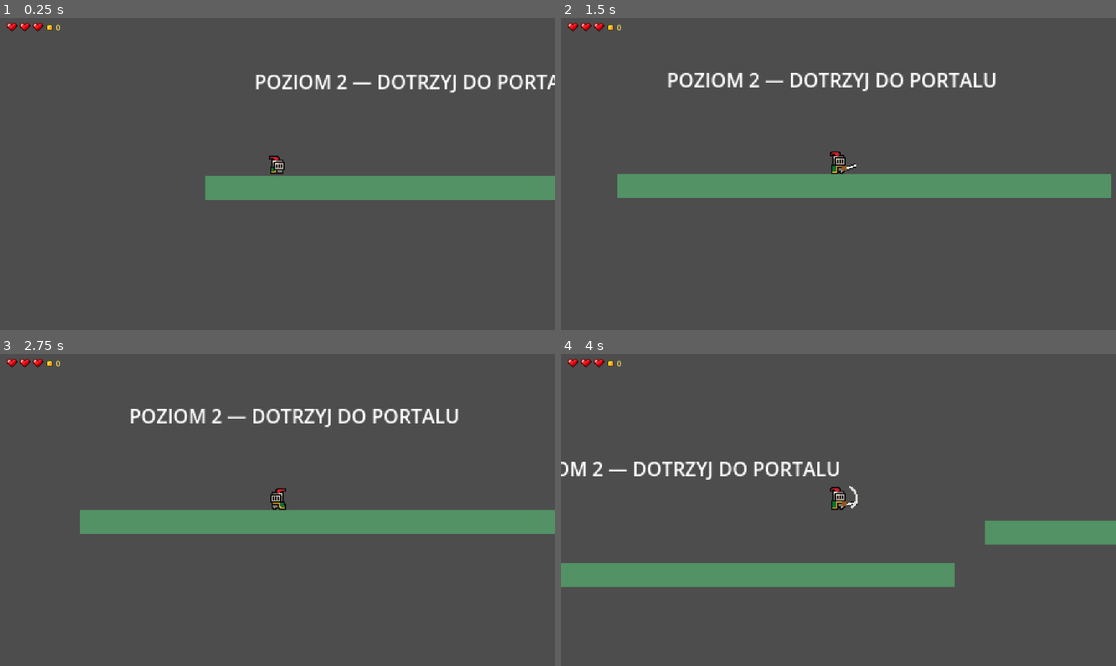
Above: before the commit, frames 1-4 (two rows, left to right).
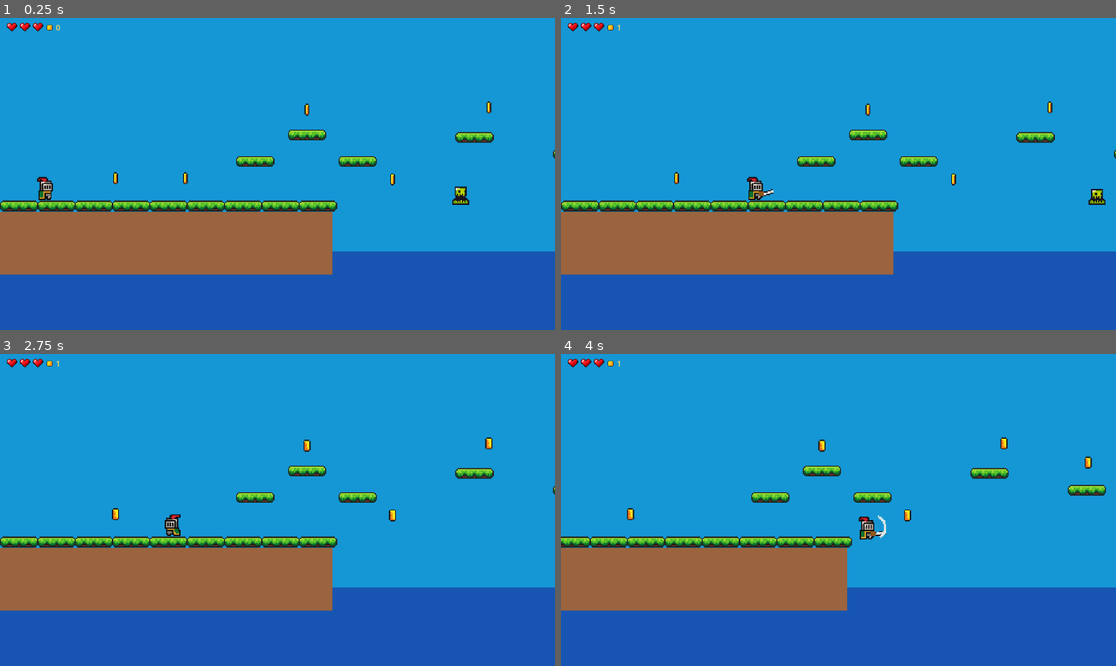
Above: after the commit, the same moments.

Repository: serafin1367/gots-rycerz
Game: Godot game, scene res://scenes/level_02.tscn
Two runs of this game, one before a commit and one after it. Both use one fixed random seed, a clock stepped at 60 frames per second and the inputs below. This scene is started directly instead of the project's main scene.
Inputs:
- Up to frame 1 (0.25 s): no input
- Up to frame 2 (1.5 s): hold Right (move_right) from 0.53 s (still down); tap J (attack) at 0.6, 1.35 s; tap Space (jump) at 0.77 s
- Up to frame 3 (2.75 s): tap Space (jump) at 1.52 s; release Right (move_right) at 2.03 s; hold A (move_left) from 2.03 s (still down); tap J (attack) at 2.1 s
- Up to frame 4 (4 s): release A (move_left) at 2.78 s; hold Right (move_right) from 2.78 s (still down); tap J (attack) at 2.85, 3.6 s; tap Space (jump) at 3.02, 3.77 s

The runs differ from the first frame. In frame 1, 100% of the frame differs, in the area x 0-100%, y 0-100%; in frame 2, 100%; in frame 3, 100%; in frame 4, 100%.

Commit message:
feat: build playable second level with islands, coins and slime enemies

Diff:
--- a/scenes/level_02.tscn
+++ b/scenes/level_02.tscn
@@ -1,4 +1,66 @@
-[gd_scene load_steps=2 format=3]
+[gd_scene load_steps=6 format=3]
+
 [ext_resource type="Script" path="res://scripts/level_02.gd" id="1"]
+[ext_resource type="PackedScene" path="res://scenes/player.tscn" id="2"]
+[ext_resource type="PackedScene" path="res://scenes/coin.tscn" id="3"]
+[ext_resource type="Script" path="res://scripts/game_manager.gd" id="4"]
+[ext_resource type="Script" path="res://scripts/level_portal.gd" id="5"]
+
 [node name="Level02" type="Node2D"]
 script = ExtResource("1")
+
+[node name="Player" parent="." instance=ExtResource("2")]
+position = Vector2(38, 77)
+
+[node name="Camera2D" type="Camera2D" parent="Player"]
+zoom = Vector2(2.5, 2.5)
+position_smoothing_enabled = true
+limit_left = 0
+limit_right = 1024
+limit_bottom = 200
+
+[node name="GameManager" type="Node" parent="."]
+unique_name_in_owner = true
+script = ExtResource("4")
+
+[node name="Coins" type="Node2D" parent="."]
+
+[node name="Coin01" parent="Coins" instance=ExtResource("3")]
+position = Vector2(96, 74)
+
+[node name="Coin02" parent="Coins" instance=ExtResource("3")]
+position = Vector2(154, 74)
+
+[node name="Coin03" parent="Coins" instance=ExtResource("3")]
+position = Vector2(255, 17)
+
+[node name="Coin04" parent="Coins" instance=ExtResource("3")]
+position = Vector2(326, 75)
+
+[node name="Coin05" parent="Coins" instance=ExtResource("3")]
+position = Vector2(406, 15)
+
+[node name="Coin06" parent="Coins" instance=ExtResource("3")]
+position = Vector2(476, 31)
+
+[node name="Coin07" parent="Coins" instance=ExtResource("3")]
+position = Vector2(524, 4)
+
+[node name="Coin08" parent="Coins" instance=ExtResource("3")]
+position = Vector2(591, 75)
+
+[node name="Coin09" parent="Coins" instance=ExtResource("3")]
+position = Vector2(647, -4)
+
+[node name="Coin10" parent="Coins" instance=ExtResource("3")]
+position = Vector2(721, 31)
+
+[node name="Coin11" parent="Coins" instance=ExtResource("3")]
+position = Vector2(809, 34)
+
+[node name="Coin12" parent="Coins" instance=ExtResource("3")]
+position = Vector2(941, 74)
+
+[node name="LevelPortal" type="Area2D" parent="."]
+position = Vector2(962, 62)
+script = ExtResource("5")
--- a/scripts/level_02.gd
+++ b/scripts/level_02.gd
@@ -1,44 +1,93 @@
 extends Node2D
 
-const PLAYER = preload("res://scenes/player.tscn")
-const PORTAL = preload("res://scripts/level_portal.gd")
+# Level 2 uses the same art palette and platform sprite as level 1.
+const PLATFORM = preload("res://scenes/platform_green.tscn")
+const SLIME = preload("res://scenes/slime.tscn")
+const KILL_ZONE = preload("res://scenes/kill_zone.tscn")
+
+const ISLANDS := [
+	Vector2(0, 228), Vector2(276, 508),
+	Vector2(552, 744), Vector2(792, 1000)
+]
 
 func _ready() -> void:
-	_make_floor(Vector2(180, 100), Vector2(410, 20))
-	_make_floor(Vector2(490, 65), Vector2(160, 20))
-	_make_floor(Vector2(740, 25), Vector2(190, 20))
-	var player := PLAYER.instantiate()
-	player.name = "Player"
-	player.position = Vector2(35, 60)
-	add_child(player)
-	var camera := Camera2D.new()
-	camera.zoom = Vector2(2.5, 2.5)
-	player.add_child(camera)
-	var portal := Area2D.new()
-	portal.name = "LevelPortal"
-	portal.set_script(PORTAL)
-	portal.position = Vector2(810, -18)
-	add_child(portal)
-	var label := Label.new()
-	label.text = "POZIOM 2 — DOTRZYJ DO PORTALU"
-	label.position = Vector2(16, 0)
-	add_child(label)
+	_draw_background()
+	for i in range(0, ISLANDS.size(), 2):
+		_make_island(ISLANDS[i].x, ISLANDS[i + 1].x, 102.0)
+	_add_stepping_stones()
+	_add_enemies()
+	_add_death_floor()
 
-func _make_floor(position_value: Vector2, size_value: Vector2) -> void:
-	var body := StaticBody2D.new()
-	body.position = position_value
+func _draw_background() -> void:
+	var sky := Polygon2D.new()
+	sky.name = "Sky"
+	sky.z_index = -100
+	sky.color = Color("#1597d5")
+	sky.polygon = PackedVector2Array([
+		Vector2(-200, -500), Vector2(1200, -500),
+		Vector2(1200, 500), Vector2(-200, 500)
+	])
+	add_child(sky)
+	var water := Polygon2D.new()
+	water.name = "Water"
+	water.z_index = -90
+	water.color = Color("#1855b2")
+	water.polygon = PackedVector2Array([
+		Vector2(-200, 135), Vector2(1200, 135),
+		Vector2(1200, 500), Vector2(-200, 500)
+	])
+	add_child(water)
+
+func _make_island(start_x: float, end_x: float, top_y: float) -> void:
+	var width := end_x - start_x
+	var ground := StaticBody2D.new()
+	ground.name = "Ground"
+	ground.position = Vector2((start_x + end_x) / 2.0, top_y + 26)
+	var shape := RectangleShape2D.new()
+	shape.size = Vector2(width, 52)
 	var collision := CollisionShape2D.new()
-	var rectangle := RectangleShape2D.new()
-	rectangle.size = size_value
-	collision.shape = rectangle
-	body.add_child(collision)
-	var tile := Polygon2D.new()
-	tile.color = Color("#529264")
-	tile.polygon = PackedVector2Array([
-		Vector2(-size_value.x / 2, -size_value.y / 2),
-		Vector2(size_value.x / 2, -size_value.y / 2),
-		Vector2(size_value.x / 2, size_value.y / 2),
-		Vector2(-size_value.x / 2, size_value.y / 2)
+	collision.shape = shape
+	ground.add_child(collision)
+	var soil := Polygon2D.new()
+	soil.color = Color("#9b633e")
+	soil.polygon = PackedVector2Array([
+		Vector2(-width / 2, -26), Vector2(width / 2, -26),
+		Vector2(width / 2, 26), Vector2(-width / 2, 26)
 	])
-	body.add_child(tile)
-	add_child(body)
+	ground.add_child(soil)
+	add_child(ground)
+	var x := start_x + 16.0
+	while x < end_x - 10.0:
+		var top := PLATFORM.instantiate()
+		top.position = Vector2(x, top_y - 5)
+		add_child(top)
+		x += 31.0
+
+func _add_stepping_stones() -> void:
+	for point in [
+		Vector2(212, 60), Vector2(255, 38), Vector2(297, 60),
+		Vector2(475, 54), Vector2(524, 26), Vector2(572, 54),
+		Vector2(720, 56), Vector2(765, 36), Vector2(809, 58),
+		Vector2(394, 40), Vector2(646, 18)
+	]:
+		var platform := PLATFORM.instantiate()
+		platform.name = "FloatingPlatform"
+		platform.position = point
+		add_child(platform)
+
+func _add_enemies() -> void:
+	for point in [Vector2(370, 84), Vector2(655, 84), Vector2(877, 84)]:
+		var enemy := SLIME.instantiate()
+		enemy.position = point
+		add_child(enemy)
+
+func _add_death_floor() -> void:
+	var zone := KILL_ZONE.instantiate()
+	zone.name = "DeathFloor"
+	add_child(zone)
+	var collision := CollisionShape2D.new()
+	var boundary := WorldBoundaryShape2D.new()
+	boundary.normal = Vector2.UP
+	collision.shape = boundary
+	collision.position = Vector2(500, 230)
+	zone.add_child(collision)
--- a/tests/game_flow_test.gd
+++ b/tests/game_flow_test.gd
@@ -63,6 +63,13 @@
 	root.add_child(level)
 	await process_frame
 	var portal := level.get_node_or_null("LevelPortal") as Area2D
+	var manager := level.get_node_or_null("GameManager")
+	var coins := level.get_node_or_null("Coins")
+	var enemy_count := level.find_children("*", "AnimatedSprite2D", true, false).filter(func(n): return n.is_in_group("enemies")).size()
+	if manager == null or coins == null or coins.get_child_count() < 10 or enemy_count < 3:
+		push_error("Level 2 needs manager, at least ten coins and three enemies")
+		quit(1)
+		return
 	if not level.has_node("Player") or portal == null or portal.collision_mask != 2:
 		push_error("Level 2 must have player and portal")
 		quit(1)
Not shown, changed: docs/GAME_FLOW.md
